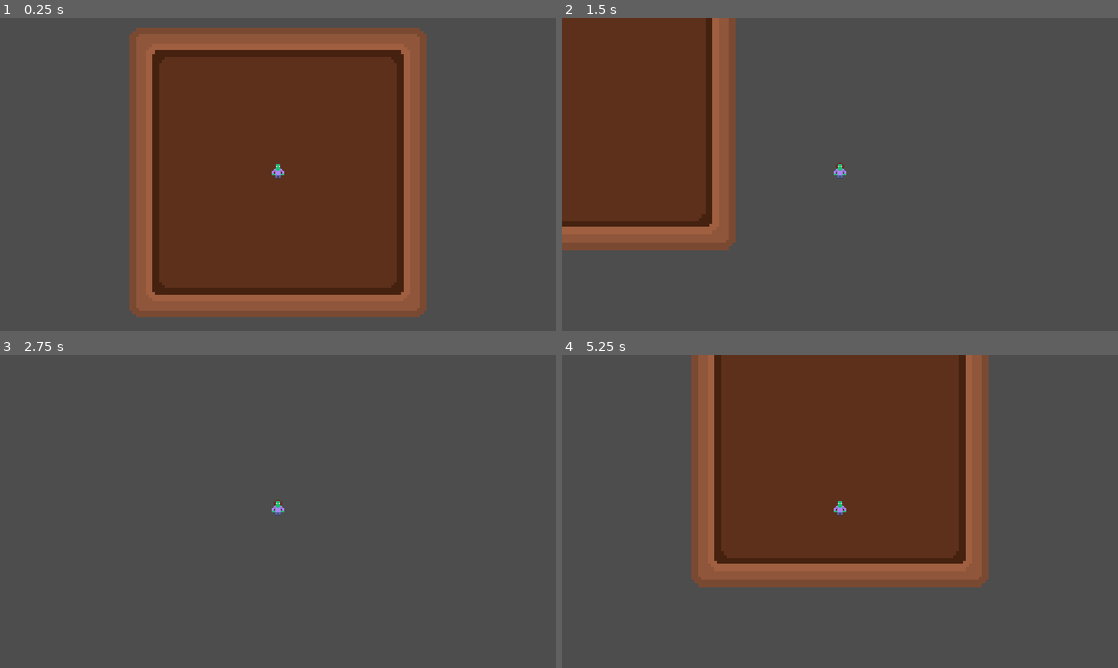
Above: before the commit, frames 1-4 (two rows, left to right).
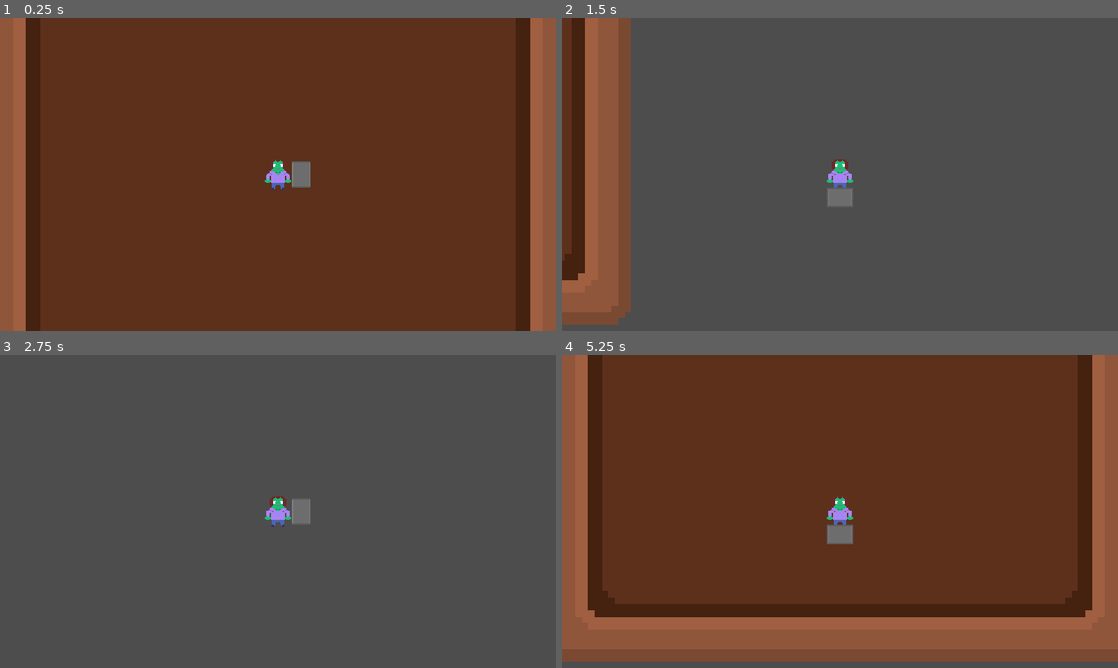
Above: after the commit, the same moments.

Repository: HiimError/the-first
Game: Godot game, scene res://game.tscn
The game is run twice, just before and just after one commit, with the same random seed, the same clock (stepped at 60 frames per second) and the same inputs. This scene is started directly instead of the project's main scene.
Inputs:
- Up to frame 1 (0.25 s): no input
- Up to frame 2 (1.5 s): tap Enter at 0.5 s; hold D (right) 0.53-1.28 s; hold S (down) from 1.28 s (still down)
- Up to frame 3 (2.75 s): release S (down) at 2.03 s; hold D (right) from 2.03 s (still down)
- Up to frame 4 (5.25 s): release D (right) at 2.78 s; hold W (up) 2.78-3.53 s; tap Space at 3.5 s; hold A (left) 3.53-5.03 s; hold S (down) from 5.03 s (still down)

The runs differ from the first frame. In frame 1, 65% of the frame differs, in the area x 0-100%, y 0-100%; in frame 2, 23%; in frame 3, 0.5%; in frame 4, 68%, in the area x 0-100%, y 0-98%.

Commit message:
Attack setup

Diff:
--- a/Pawns/player.gd
+++ b/Pawns/player.gd
@@ -1,9 +1,42 @@
 extends CharacterBody2D
-@export var speed := 700.0
+
+signal player_died
 
 
+@export var speed: float = 700.0
+
+@export var max_health: float = 100
+@export var health: float = 10
+
+
+# Movement
 func _physics_process(delta: float) -> void:
+
+	# calculate the direction and movement speed for the player
 	var input_vector = Input.get_vector("left" , "right" , "up" , "down")
 	var move_direction := input_vector.normalized()
 	velocity = speed * move_direction
+
+	# Update attack rot, rotates the attack hitbox to face
+	# the same direction that the player is facing
+	update_attack_rot(input_vector.normalized())
 	move_and_slide()
+
+
+# this function takes in the direction the player is moving
+# and rotates the attack box to face the same direction as the movement
+func update_attack_rot(direction: Vector2):
+	$AttackRotPoint.rotation = direction.angle()
+
+
+# this function is used to subtracting health and checking if dead
+func take_damage(amount: int) -> void:
+	health -= amount
+	if health <= 0:
+		die()
+	pass
+
+
+func die():
+	emit_signal("player_died")
+	print("Character is dead")
--- a/Pawns/player.tscn
+++ b/Pawns/player.tscn
@@ -2,17 +2,35 @@
 
 [ext_resource type="Script" uid="uid://bog6dynvhhs7g" path="res://Pawns/player.gd" id="1_f5hnf"]
 [ext_resource type="Texture2D" uid="uid://cdxjpkksgbicj" path="res://Art/Placeholder/Placeholder.png" id="2_f5hnf"]
+[ext_resource type="Texture2D" uid="uid://bk65spt7lrkit" path="res://Art/UI/ButtonHovered-Grey.png" id="3_kbumq"]
 
-[sub_resource type="CircleShape2D" id="CircleShape2D_7ohw4"]
+[sub_resource type="CapsuleShape2D" id="CapsuleShape2D_f5hnf"]
+height = 32.0
+
+[sub_resource type="RectangleShape2D" id="RectangleShape2D_f5hnf"]
+size = Vector2(20, 28)
 
 [node name="Player" type="CharacterBody2D" unique_id=1063448733]
 script = ExtResource("1_f5hnf")
 
 [node name="Sprite2D" type="Sprite2D" parent="." unique_id=1861727466]
-position = Vector2(0, -7)
 texture = ExtResource("2_f5hnf")
 
 [node name="CollisionShape2D" type="CollisionShape2D" parent="." unique_id=1475858175]
-shape = SubResource("CircleShape2D_7ohw4")
+shape = SubResource("CapsuleShape2D_f5hnf")
 
 [node name="Camera2D" type="Camera2D" parent="." unique_id=571535966]
+zoom = Vector2(2, 2)
+
+[node name="AttackRotPoint" type="Node2D" parent="." unique_id=7590251]
+
+[node name="Area2D" type="Area2D" parent="AttackRotPoint" unique_id=1426926037]
+
+[node name="CollisionShape2D" type="CollisionShape2D" parent="AttackRotPoint/Area2D" unique_id=1235872223]
+position = Vector2(24, 0)
+shape = SubResource("RectangleShape2D_f5hnf")
+
+[node name="Sprite2D" type="Sprite2D" parent="AttackRotPoint" unique_id=107530701]
+position = Vector2(24, 0)
+scale = Vector2(0.22, 0.29999998)
+texture = ExtResource("3_kbumq")
--- a/game.gd
+++ b/game.gd
@@ -1 +1,7 @@
 extends Node2D
+
+
+func _player_died() -> void:
+	# respawn player
+	# reset boss health
+	pass
--- a/game.tscn
+++ b/game.tscn
@@ -16,3 +16,5 @@
 position = Vector2(0, -9)
 
 [node name="Sprite2D" type="Sprite2D" parent="." unique_id=1117145705]
+
+[connection signal="player_died" from="Player" to="." method="_player_died"]
